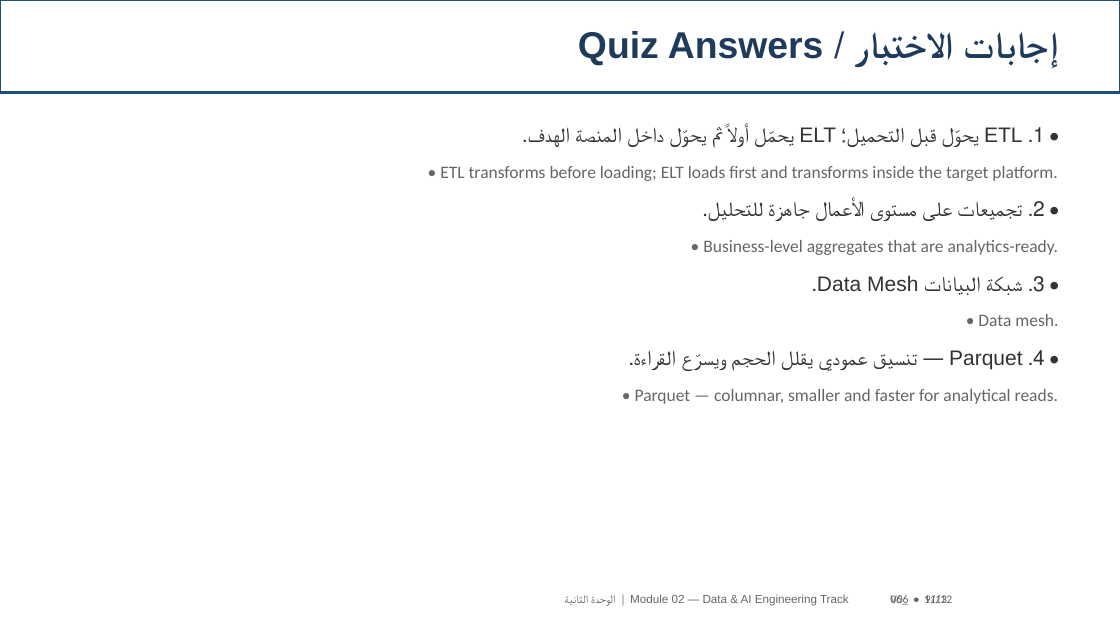
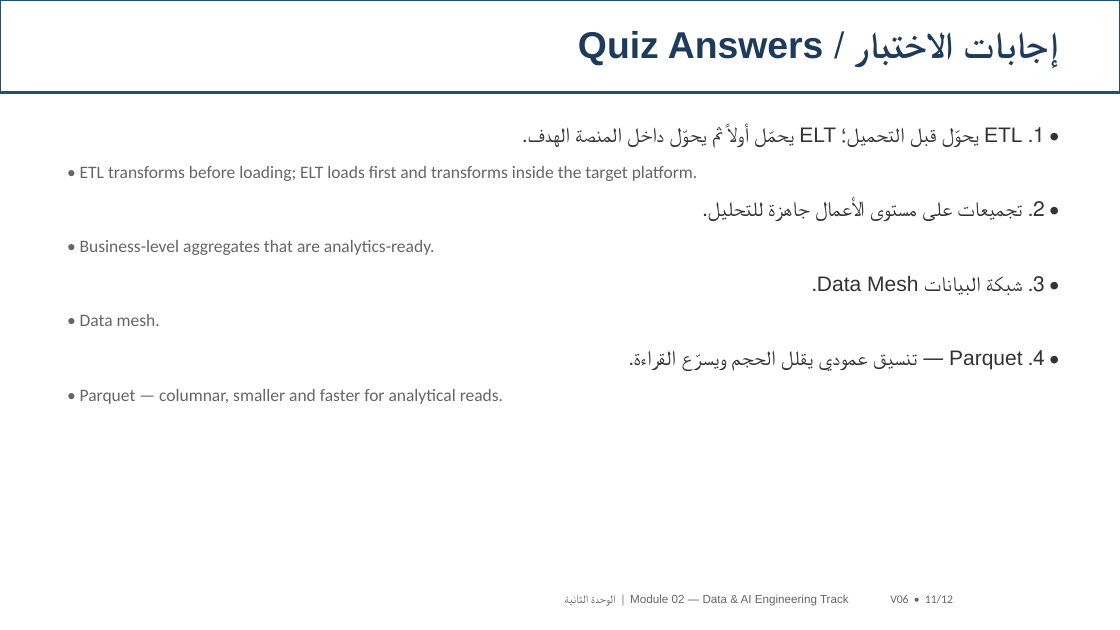
Before and after one commit to SAMeh-ZAGhloul/AI-Course, a slide deck: slide 11 of output/Module02_V06_Updated.pptx. Drawn at 1120x630 pixels with LibreOffice and Linux fonts; fonts in the diff are those of the drawing. Boxes give left, top, right and bottom in pixels: in the first picture for what was removed or moved away, otherwise in the second. Text is boxed around its words. In the diff, an @@ line names an element or a change of style, - is before the commit and + after.

```diff
--- a/output/Module02_V06_Updated.pptx
+++ b/output/Module02_V06_Updated.pptx
@@ text at [80,166,697,404]: alignment right to left @@
@@ text at [890,595,953,603]: text changed @@
-06_ • 11/12
+V06 • 11/12
@@ text removed at [890,595,947,605] @@
-V06 • 9/13
```
Also in this commit, not shown: 11 other slides changed, 10 other files.
